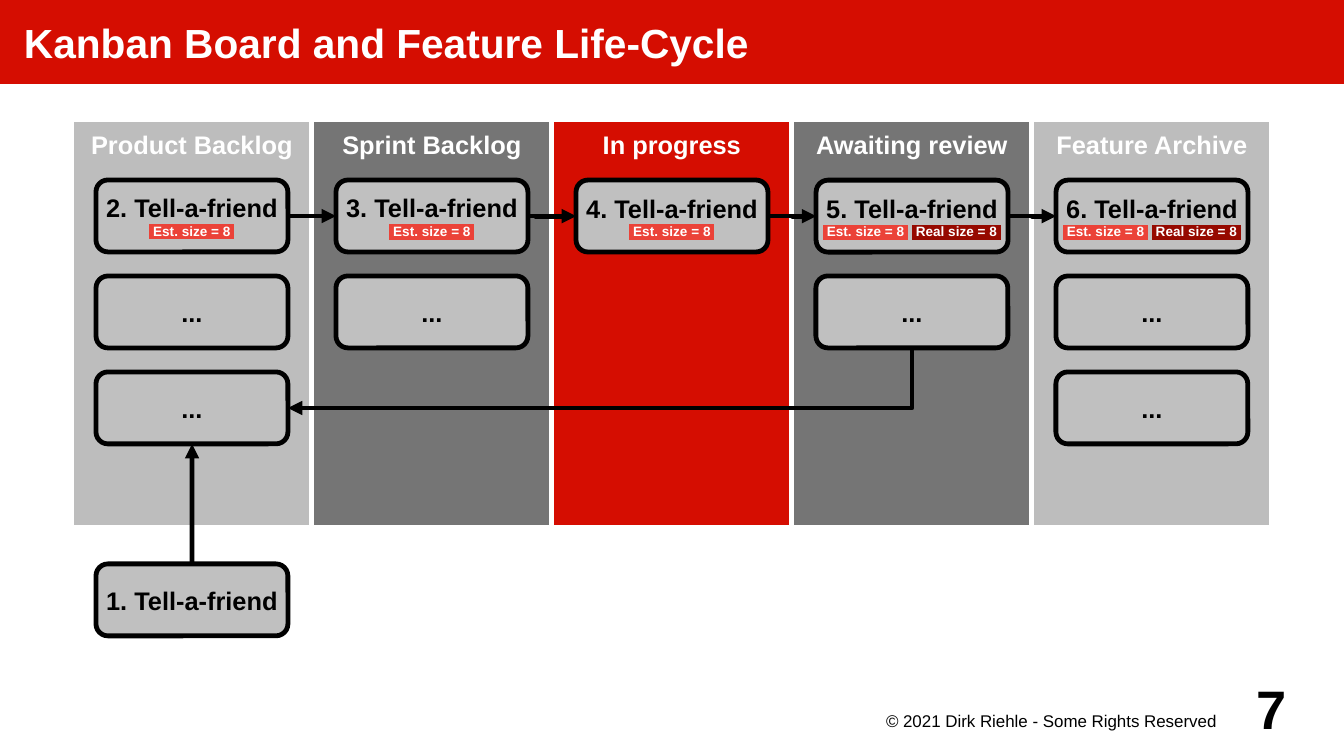
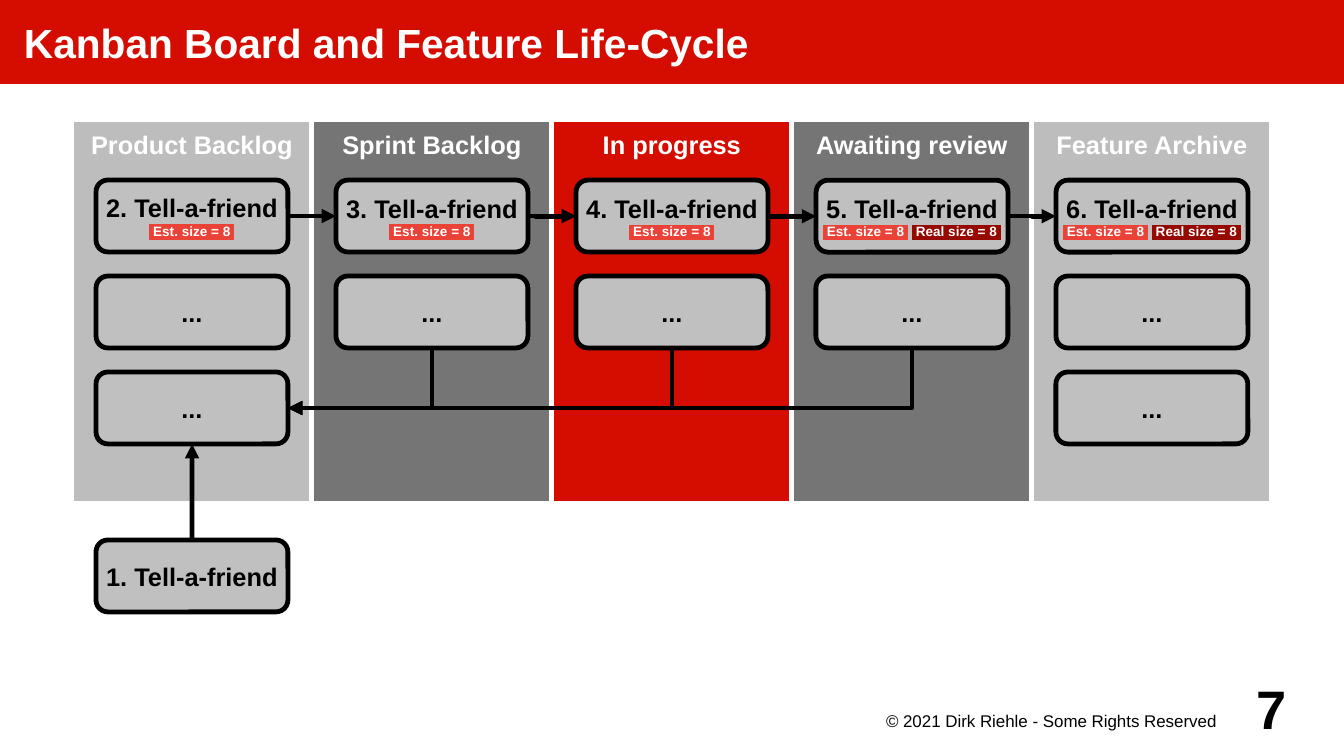
Before and after one commit to dirkriehle/amos-course, a slide deck: slide 7 of Lecture slides/AMOS B03 - The Team Meeting.odp. Drawn at 1344x756 pixels with LibreOffice and Linux fonts; fonts in the diff are those of the drawing. Boxes give left, top, right and bottom in pixels: in the first picture for what was removed or moved away, otherwise in the second. Text is boxed around its words. In the diff, an @@ line names an element or a change of style, - is before the commit and + after.

```diff
--- a/Lecture slides/AMOS B03 - The Team Meeting.odp
+++ b/Lecture slides/AMOS B03 - The Team Meeting.odp
@@ rectangle "Product Backlog": place and size @@
-rectangle "Product Backlog" at [72,120,312,528]
+rectangle "Product Backlog" at [72,120,312,504]
@@ rectangle "Sprint Backlog": place and size @@
-rectangle "Sprint Backlog" at [312,120,552,528]
+rectangle "Sprint Backlog" at [312,120,552,504]
@@ rectangle "In progress": place and size @@
-rectangle "In progress" at [552,120,793,528]
+rectangle "In progress" at [552,120,793,504]
@@ rectangle "Awaiting review": place and size @@
-rectangle "Awaiting review" at [793,120,1033,528]
+rectangle "Awaiting review" at [793,120,1033,504]
@@ rectangle "Feature Archive": place and size @@
-rectangle "Feature Archive" at [1032,120,1272,528]
+rectangle "Feature Archive" at [1032,120,1272,504]
@@ rounded rectangle added at [576,276,767,348], fill #C0C0C0, outline #000000 2.83 pt, 15 pt, text #000000, bold @@
+...
@@ elbow arrow added from (672, 349) to (288, 409), #000000 2.83 pt @@
@@ elbow arrow added from (432, 348) to (288, 409), #000000 2.83 pt @@
@@ rounded rectangle "1. Tell-a-friend": place and size @@
-rounded rectangle "1. Tell-a-friend" at [96,565,288,637]
+rounded rectangle "1. Tell-a-friend" at [96,540,288,612]
```
Also in this commit, not shown: 3 other slides changed, 1 slide added, 20 other files.
